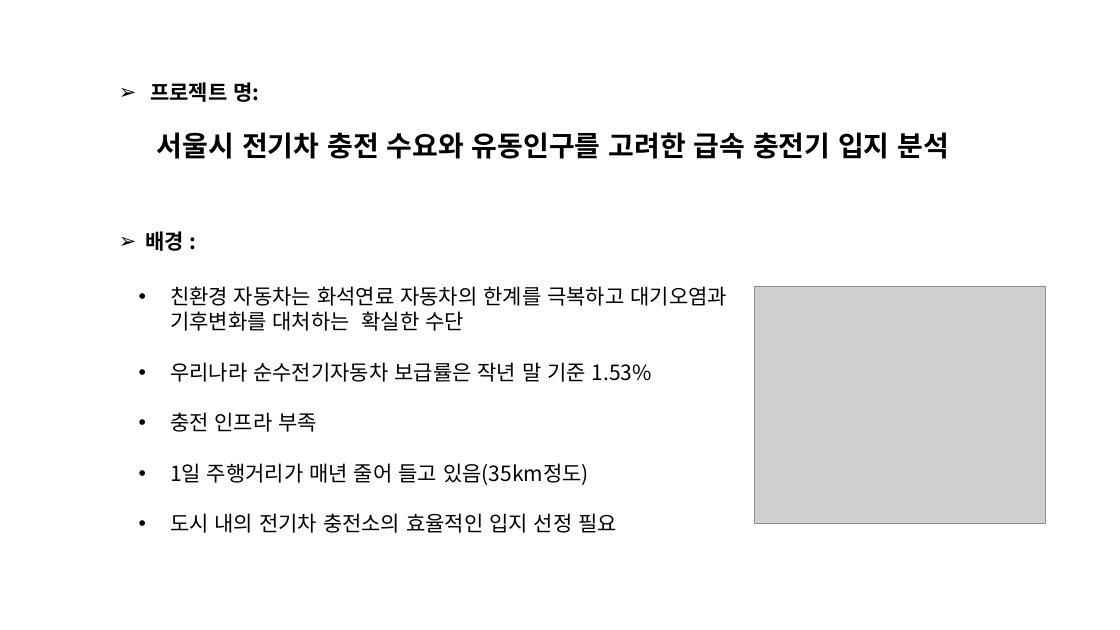
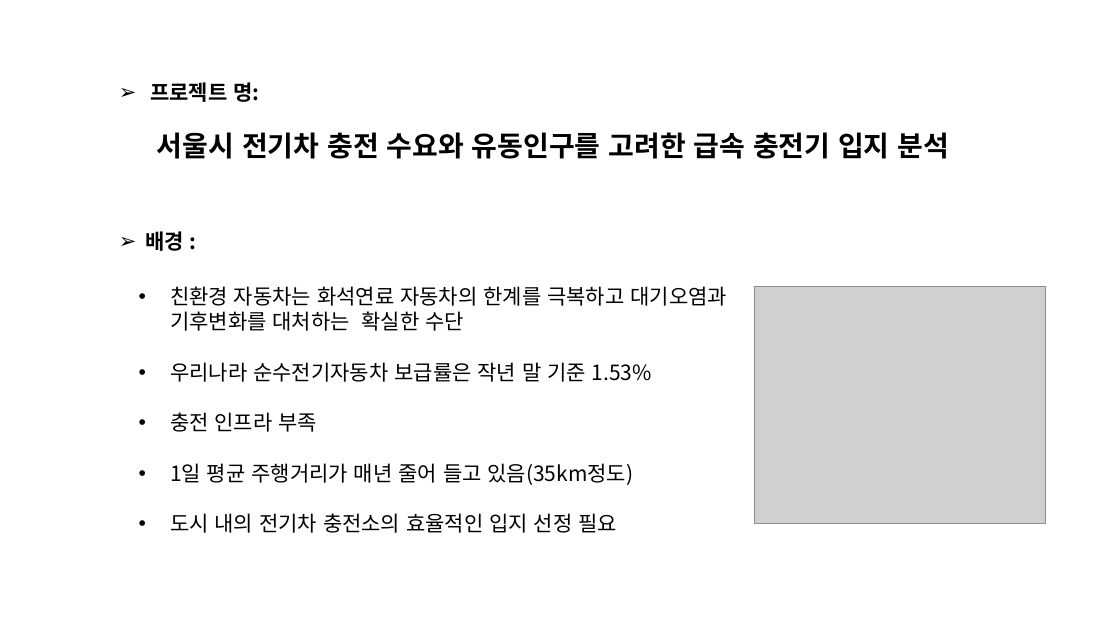
Before and after one commit to worldjohn/nb_team3_Hadoop, a slide deck: slide 2 of 3조 프로젝트개요 발표자료_v1.pptx. Drawn at 1120x630 pixels with LibreOffice and Linux fonts; fonts in the diff are those of the drawing; grey boxes stand for pictures. Boxes give left, top, right and bottom in pixels: in the first picture for what was removed or moved away, otherwise in the second. Text is boxed around its words. In the diff, an @@ line names an element or a change of style, - is before the commit and + after.

```diff
--- a/3조 프로젝트개요 발표자료_v1.pptx
+++ b/3조 프로젝트개요 발표자료_v1.pptx
@@ text at (170,463,634,485): text changed @@
-• 1일 주행거리가 매년 줄어 들고 있음(35km정도)
+• 1일 평균 주행거리가 매년 줄어 들고 있음(35km정도)
```
